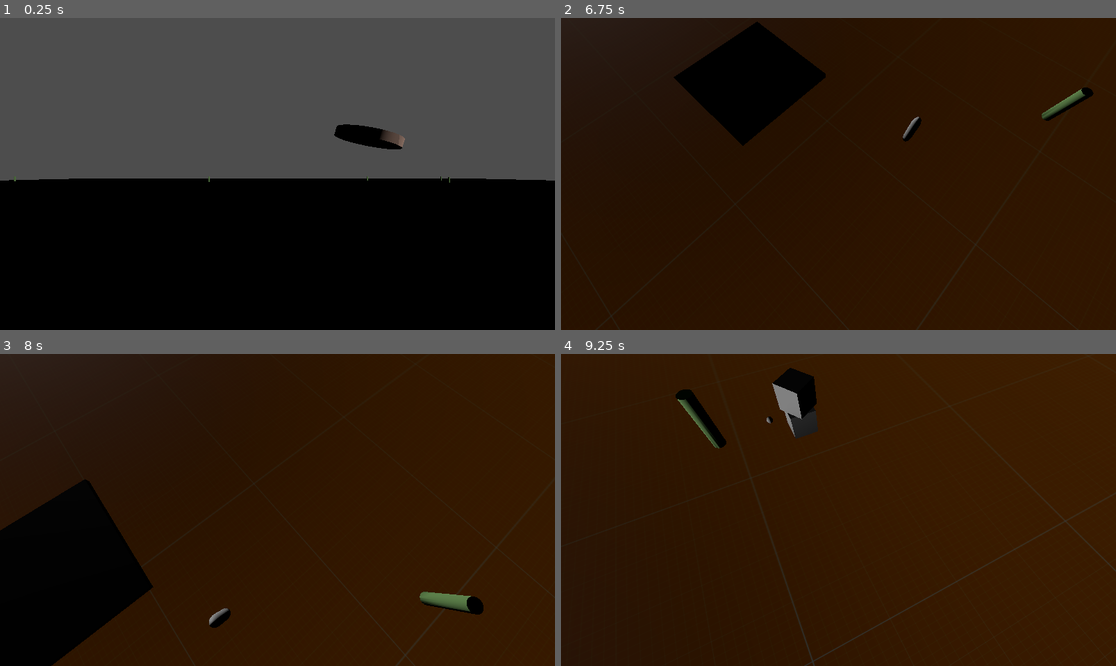
Above: before the commit, frames 1-4 (two rows, left to right).
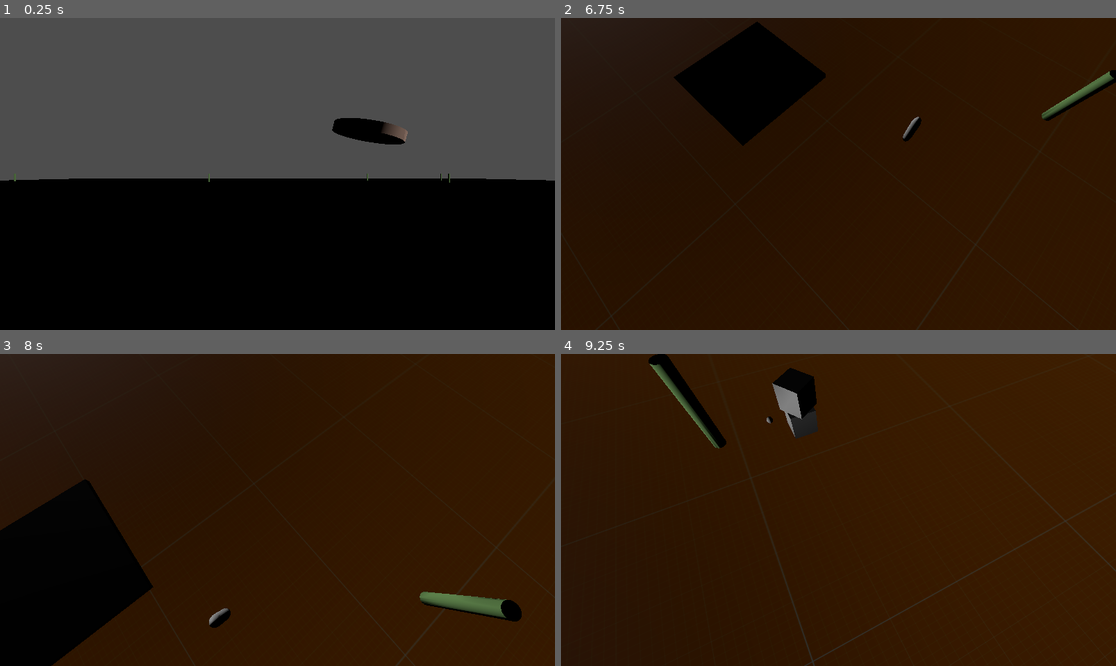
Above: after the commit, the same moments.

Repository: Flodurs/GoDotTest
Game: Godot game, scene res://scenes/level/level.tscn
Same seed, same stepped clock (60 frames per second), same inputs: the game is played once before the commit and once after it.
Inputs:
- Up to frame 1 (0.25 s): no input
- Up to frame 2 (6.75 s): hold D (Right) 0.53-1.28 s; hold Down (CamDown) 0.53-1.28 s; tap Space (Jump) at 0.77, 1.52, 3.02, 3.77, 4.25, 4.52, 6.02 s; hold S (Backward) 1.28-2.03 s; tap Left (CamLeft) at 1.35, 4.35 s; hold D (Right) 2.03-2.78 s; hold Right (CamRight) 2.03-2.78 s; hold W (Forward) 2.78-3.53 s; tap Up (CamUp) at 2.85, 5.85 s; tap Enter at 3.5 s; hold Down (CamDown) 3.53-4.28 s; hold A (Left) 3.53-5.03 s; hold S (Backward) 5.03-5.78 s; hold Right (CamRight) 5.03-5.78 s; hold D (Right) 5.78-6.53 s; hold W (Forward) from 6.53 s (still down); hold Down (CamDown) from 6.53 s (still down)
- Up to frame 3 (8 s): tap Space (Jump) at 6.77, 7.52 s; release W (Forward) at 7.28 s; release Down (CamDown) at 7.28 s; hold D (Right) from 7.28 s (still down); tap Left (CamLeft) at 7.35 s
- Up to frame 4 (9.25 s): release D (Right) at 8.03 s; hold S (Backward) 8.03-8.78 s; hold Right (CamRight) 8.03-8.78 s; hold A (Left) from 8.78 s (still down); tap Up (CamUp) at 8.85 s; tap Space (Jump) at 9.02 s

The runs differ from the first frame. In frame 1, 0.6% of the frame differs, in the area x 2-82%, y 32-52%; in frame 2, 0.2%; in frame 3, 0.6%, in the area x 39-94%, y 77-86%; in frame 4, 0.5%.

Commit message:
Ecoupgrade

Diff:
--- a/scenes/Objects/baum.gd
+++ b/scenes/Objects/baum.gd
@@ -5,6 +5,7 @@
 # Called when the node enters the scene tree for the first time.
 func _ready():
 	add_to_group("alleBaeume")
+	scale.y = 1.5
 
 
 # Called every frame. 'delta' is the elapsed time since the previous frame.
@@ -20,4 +21,5 @@
 	scale.y += 0.1
 
 func shrink():
-	scale.y -= 1
+	if scale.y >= 1:
+		scale.y -= 1
--- a/scenes/level/level.tscn
+++ b/scenes/level/level.tscn
@@ -6,7 +6,7 @@
 [ext_resource type="PackedScene" uid="uid://v08ble4p3wop" path="res://scenes/Objects/moving_platform.tscn" id="3_572og"]
 [ext_resource type="PackedScene" uid="uid://couvnpg0x8374" path="res://scenes/Objects/wald.tscn" id="5_8xyvl"]
 [ext_resource type="PackedScene" uid="uid://wrentdl721x5" path="res://scenes/neutrals/springer.tscn" id="6_3arif"]
-[ext_resource type="PackedScene" uid="uid://28a516hr77nm" path="res://scenes/neutrals/baum_blitzer.tscn" id="7_u13pw"]
+[ext_resource type="PackedScene" uid="uid://bgcy2koraerc8" path="res://scenes/neutrals/mob_manager.tscn" id="8_e807s"]
 [ext_resource type="Script" path="res://scenes/level/OmniLight3D.gd" id="8_wax0q"]
 
 [sub_resource type="BoxMesh" id="BoxMesh_gwq0k"]
@@ -44,8 +44,6 @@
 [node name="springer" parent="." groups=["alleSpringer"] instance=ExtResource("6_3arif")]
 transform = Transform3D(1, 0, 0, 0, 1, 0, 0, 0, 1, 0, 4, 5)
 
-[node name="BaumBlitzer" parent="." instance=ExtResource("7_u13pw")]
-
 [node name="OmniLight3D" type="OmniLight3D" parent="."]
 transform = Transform3D(1, 0, 0, 0, 0.851709, 0.524016, 0, -0.524016, 0.851709, 0, 7.57944, 0)
 light_energy = 5.0
@@ -55,14 +53,4 @@
 omni_attenuation = 0.406126
 script = ExtResource("8_wax0q")
 
-[node name="BaumBlitzer2" parent="." instance=ExtResource("7_u13pw")]
-
-[node name="BaumBlitzer3" parent="." instance=ExtResource("7_u13pw")]
-
-[node name="BaumBlitzer4" parent="." instance=ExtResource("7_u13pw")]
-
-[node name="BaumBlitzer5" parent="." instance=ExtResource("7_u13pw")]
-
-[node name="BaumBlitzer6" parent="." instance=ExtResource("7_u13pw")]
-
-[node name="BaumBlitzer7" parent="." instance=ExtResource("7_u13pw")]
+[node name="mobManager" parent="." groups=["mobmanager"] instance=ExtResource("8_e807s")]
--- a/scenes/neutrals/baum_blitzer.gd
+++ b/scenes/neutrals/baum_blitzer.gd
@@ -1,23 +1,30 @@
 extends Node3D
 
 var rng = RandomNumberGenerator.new()
+
 # Called when the node enters the scene tree for the first time.
 var timeSinceLastBlitz =  rng.randf_range(0,1.5)
 
 var targetBaumIndex = 0
 var time = 0
+var splitCount = 0
+var splitBool = 0
+var speed = 0.5
+var timeoflife=0
 
-var speed = 0.5
+var energy = 0
 
 
 func _ready():
 	pass
 
 
+
 # Called every frame. 'delta' is the elapsed time since the previous frame.
 func _process(delta):
 	timeSinceLastBlitz+=delta
 	time+=delta
+	timeoflife+=delta
 	var dir = (get_tree().get_nodes_in_group("alleBaeume")[targetBaumIndex].position - position)
 
 	dir.y += 2*get_tree().get_nodes_in_group("alleBaeume")[targetBaumIndex].scale.y
@@ -27,8 +34,17 @@
 	position+=dir*delta*speed*dist
 	rotate(dir,0.02*cos(3.1415*time))
 
+	if energy >=1:
+		energy = 0
+		split()
+
+	if timeoflife >= 40:
+		queue_free()
+
 
 	if dist < 0.1:
+		if get_tree().get_nodes_in_group("alleBaeume")[targetBaumIndex].scale.y > 1.5:
+			energy+=1
 		speed = get_tree().get_nodes_in_group("alleBaeume")[targetBaumIndex].scale.y*0.3
 		if speed < 0.5:
 			speed = 0.5
@@ -37,3 +53,9 @@
 		targetBaumIndex=rng.randi() % get_tree().get_nodes_in_group("alleBaeume").size()
 		rotation = Vector3(0,0,0)
 		time = 0
+
+func ll():
+	targetBaumIndex = rng.randi() % get_tree().get_nodes_in_group("alleBaeume").size()
+
+func split():
+	get_tree().get_nodes_in_group("mobmanager")[0].createBlitzer(position)
--- /dev/null
+++ b/scenes/neutrals/mob_manager.gd
@@ -0,0 +1,26 @@
+extends Node3D
+
+var rng = RandomNumberGenerator.new()
+
+var ch = preload("res://scenes/neutrals/baum_blitzer.tscn")
+# Called when the node enters the scene tree for the first time.
+var firstSpawnFlag = 0
+
+
+func _ready():
+	pass
+
+
+# Called every frame. 'delta' is the elapsed time since the previous frame.
+func _process(delta):
+	if firstSpawnFlag == 0:
+		firstSpawnFlag=1
+		createBlitzer(Vector3(0,5,0))
+
+func createBlitzer(pos):
+	var c = ch.instantiate()
+	c.position = pos
+
+	c.add_to_group("blitzer")
+	c.targetBaumIndex=rng.randi() % get_tree().get_nodes_in_group("alleBaeume").size()
+	owner.add_child(c)
--- /dev/null
+++ b/scenes/neutrals/mob_manager.tscn
@@ -0,0 +1,6 @@
+[gd_scene load_steps=2 format=3 uid="uid://bgcy2koraerc8"]
+
+[ext_resource type="Script" path="res://scenes/neutrals/mob_manager.gd" id="1_a5axa"]
+
+[node name="mobManager" type="Node3D"]
+script = ExtResource("1_a5axa")
Not shown, added: scenes/neutrals/bauFE43.tmp
